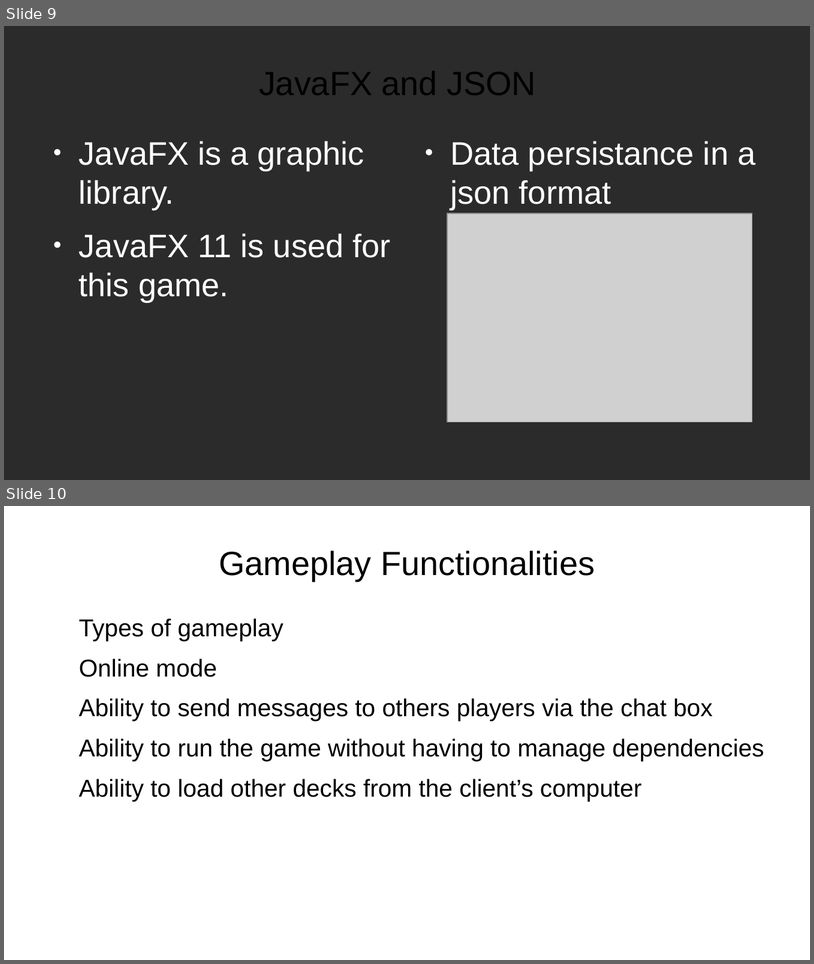
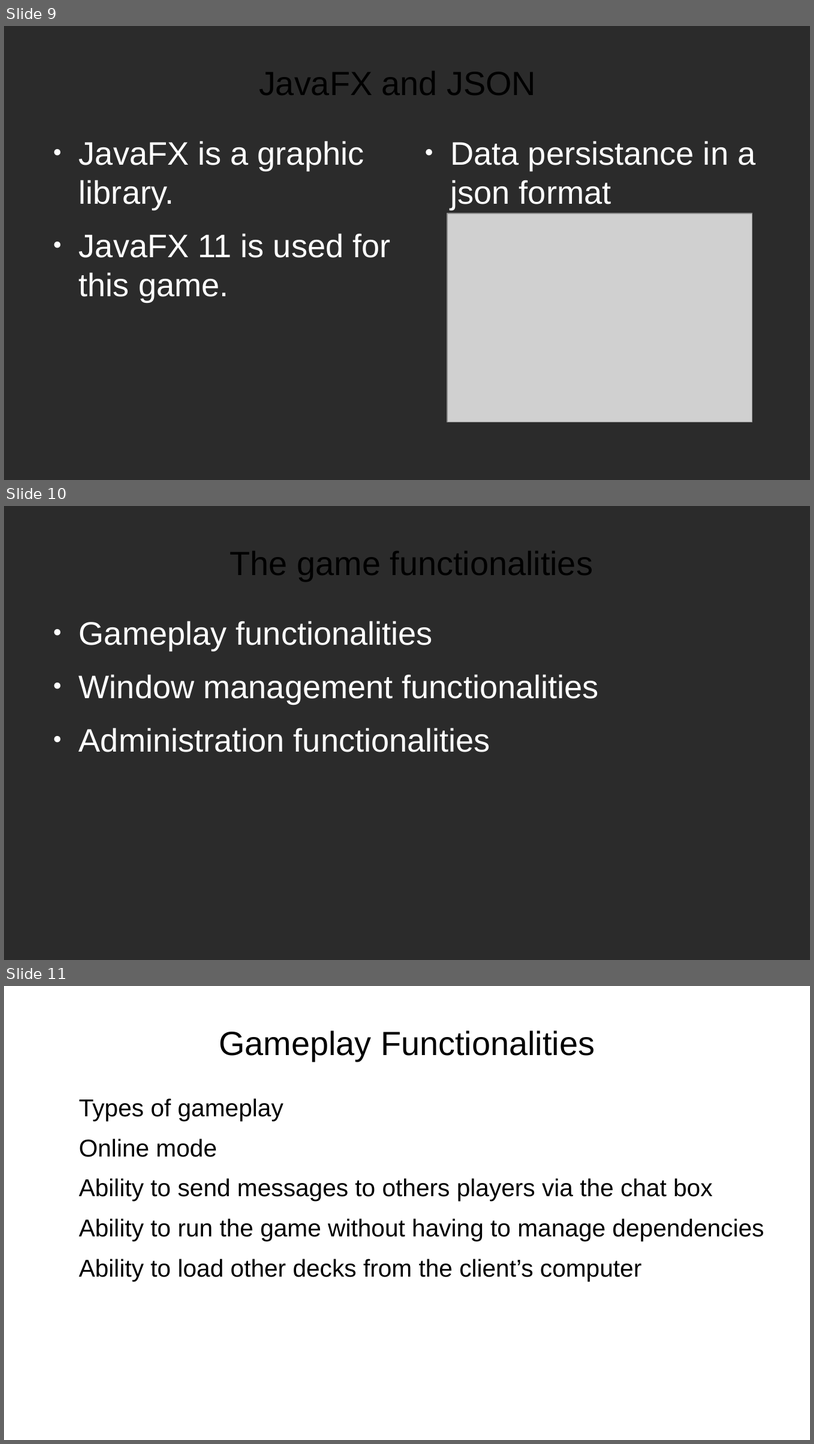
Before and after one commit to GiorgioCaculli/B2_TTMC_Doc, a slide deck: PowerPoint1.odp. Shown one above the other, each under a label of ours: slides 9 and 10 before the commit, slides 9, 10 and 11 after it. The pictures are 814x964 and 814x1444 pixels, drawn with LibreOffice and Linux fonts; fonts in the diff are those of the drawing; grey boxes stand for pictures; background and template pictures are left out; a plain dark background stands for a picture behind light text. Boxes give left, top, right and bottom in pixels: in the first picture for what was removed or moved away, otherwise in the second. Text is boxed around its words. In the diff, an @@ line names an element or a change of style, - is before the commit and + after.

```diff
--- a/PowerPoint1.odp
+++ b/PowerPoint1.odp
@@ slide 10 added at bbox=[4, 506, 810, 960], background picture (left out) @@
@@ title added at bbox=[230, 551, 593, 581], 33 pt, text #000000 @@
+The game functionalities
@@ text added at bbox=[79, 621, 599, 752], 32 pt, text #FFFFFF @@
+● Gameplay functionalities
+● Window management functionalities
+● Administration functionalities
@@ what was slide 10 is now slide 11 @@
```
Also in this commit, not shown: 1 slide changed, 7 other slides added.
